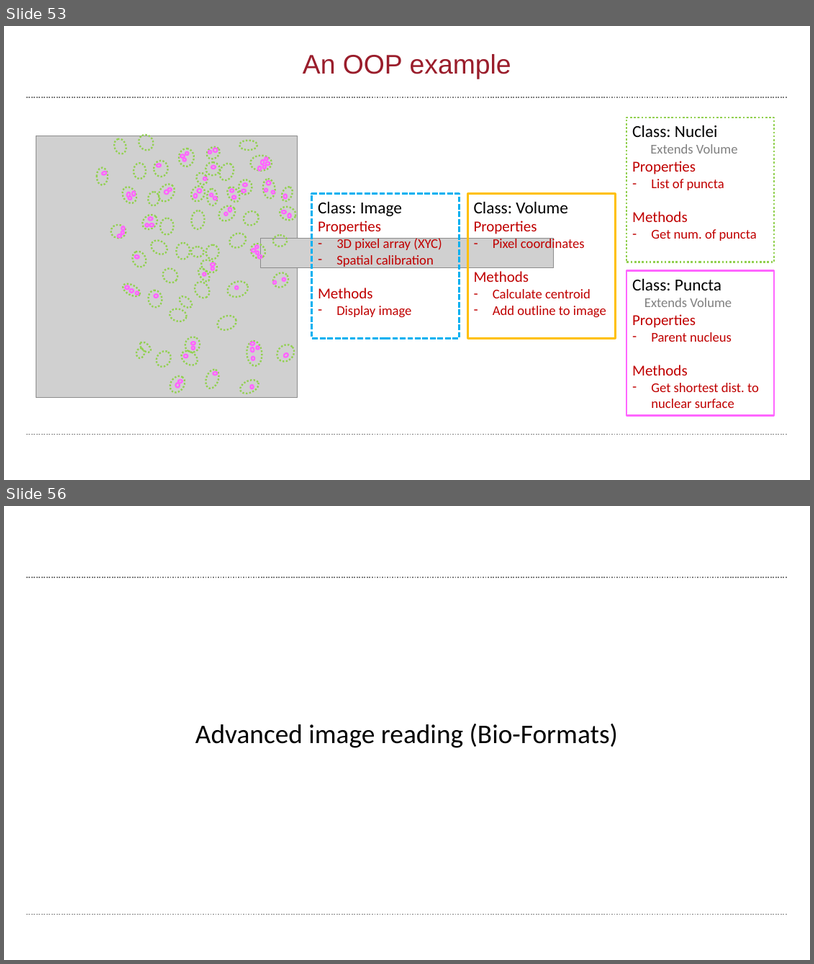
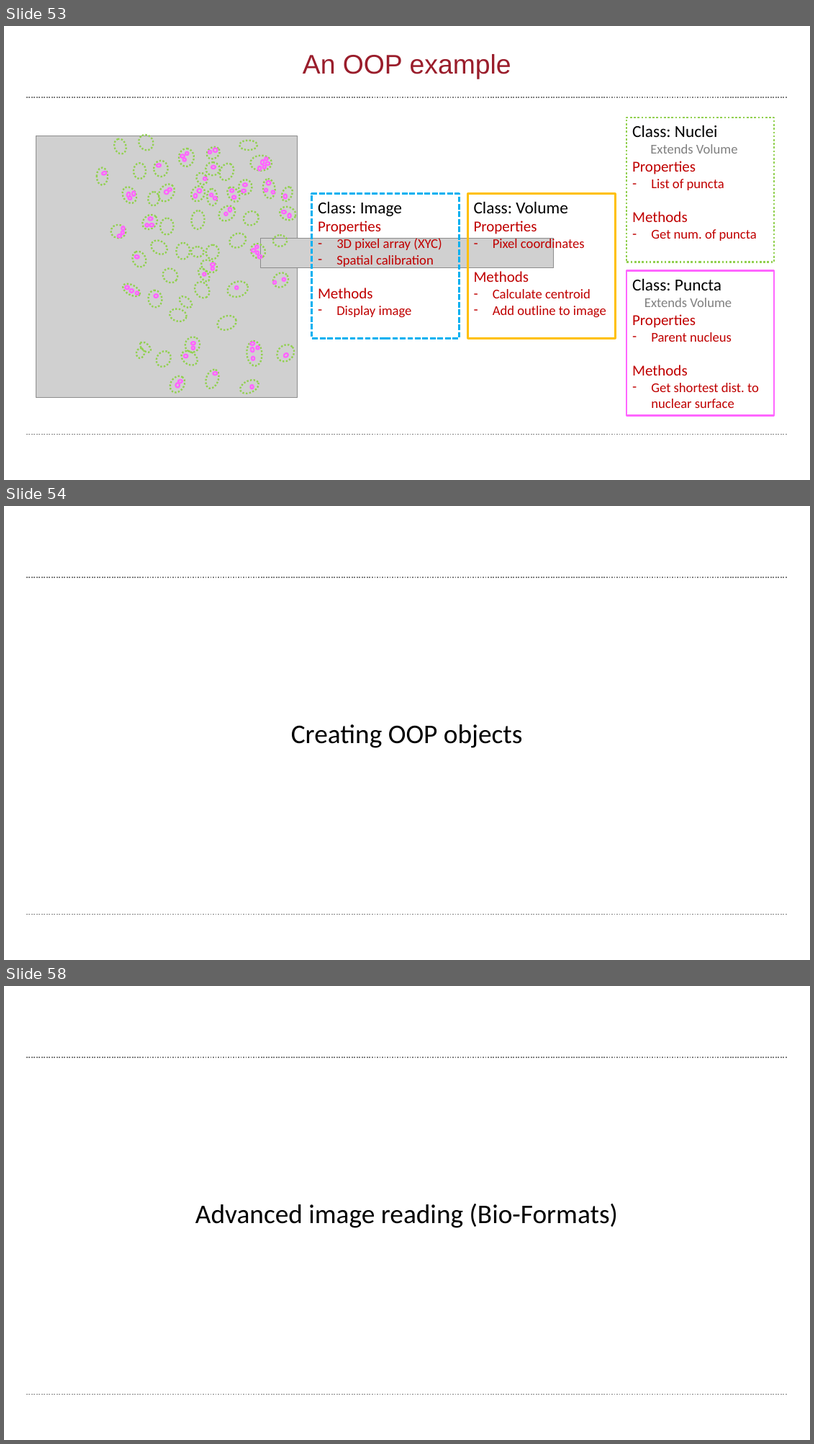
Before and after one commit to wbif-bristol/MATLAB-course, a slide deck: Session 3 - Advanced data structures/MATLAB Session 3.pptx. Shown one above the other, each under a label of ours: slides 53 and 56 before the commit, slides 53, 54 and 58 after it; the slides between them are not shown. The pictures are 814x964 and 814x1444 pixels, drawn with LibreOffice and Linux fonts; fonts in the diff are those of the drawing; grey boxes stand for pictures; background and template pictures are left out. Boxes give left, top, right and bottom in pixels: in the first picture for what was removed or moved away, otherwise in the second. Text is boxed around its words. In the diff, an @@ line names an element or a change of style, - is before the commit and + after.

```diff
--- a/Session 3 - Advanced data structures/MATLAB Session 3.pptx
+++ b/Session 3 - Advanced data structures/MATLAB Session 3.pptx
@@ slide 54 added at [4, 506, 810, 960], background #FFFFFF; not listed: 2 template elements that a slide beside it also shows @@
@@ text added at [291, 724, 523, 748], 32 pt, text #000000 @@
+Creating OOP objects
@@ what was slide 56 is now slide 58 @@
```
Also in this commit, not shown: 3 other slides added, 2 slides removed, 1 other file.
